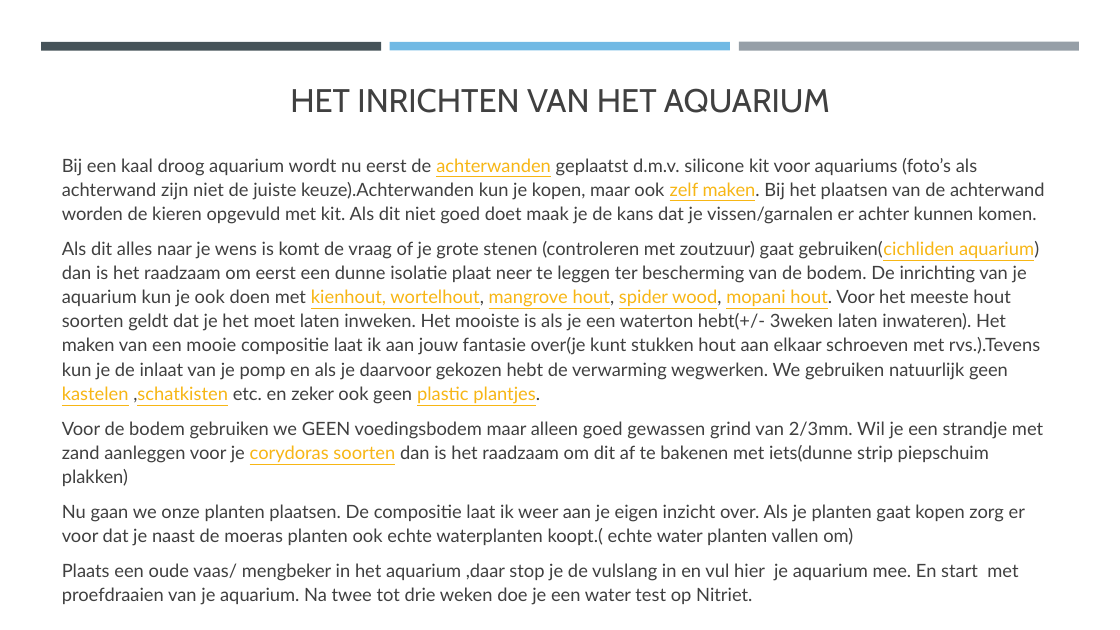
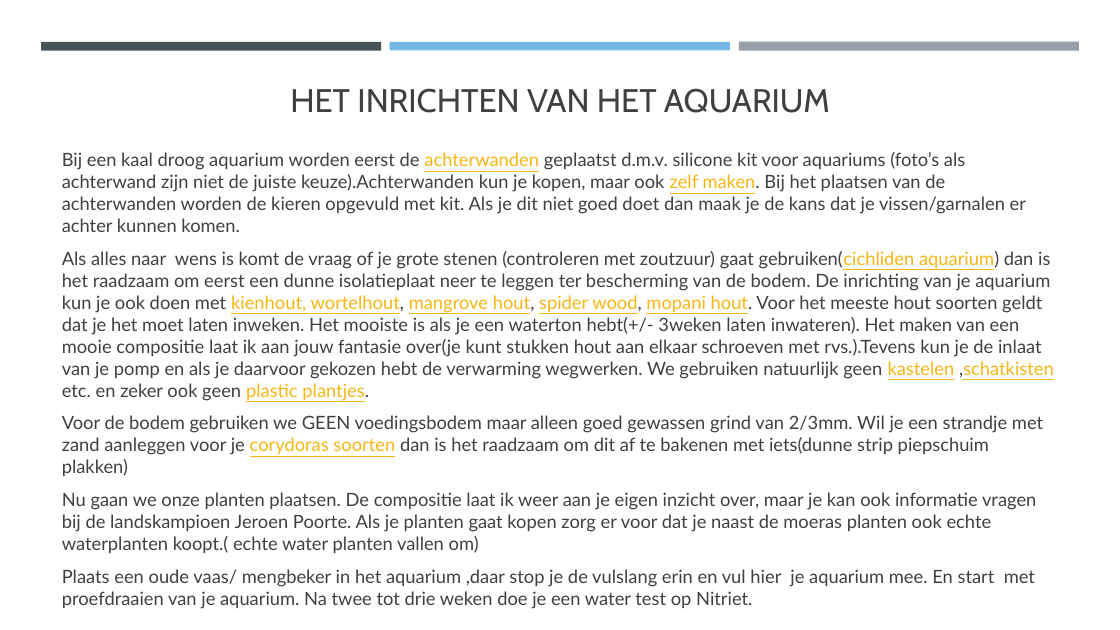
Before and after one commit to Riekusb/arduino, a slide deck: slide 4 of lezingen/basiskennis aquarium houden/Basiskennis aquarium.pptx. Drawn at 1120x630 pixels with LibreOffice and Linux fonts; fonts in the diff are those of the drawing. Boxes give left, top, right and bottom in pixels: in the first picture for what was removed or moved away, otherwise in the second. Text is boxed around its words. In the diff, an @@ line names an element or a change of style, - is before the commit and + after.

```diff
--- a/lezingen/basiskennis aquarium houden/Basiskennis aquarium.pptx
+++ b/lezingen/basiskennis aquarium houden/Basiskennis aquarium.pptx
@@ text at [62, 152, 1054, 401]: text changed @@
-Bij een kaal droog aquarium wordt nu eerst de achterwanden geplaatst d.m.v. silicone kit voor aquariums (foto’s als achterwand zijn niet de juiste keuze).Achterwanden kun je kopen, maar ook zelf maken. Bij het plaatsen van de achterwand worden de kieren opgevuld met kit. Als dit niet goed doet maak je de kans dat je vissen/garnalen er achter kunnen komen.
-Als dit alles naar je wens is komt de vraag of je grote stenen (controleren met zoutzuur) gaat gebruiken(cichliden aquarium) dan is het raadzaam om eerst een dunne isolatie plaat neer te leggen ter bescherming van de bodem. De inrichting van je aquarium kun je ook doen met kienhout, wortelhout, mangrove hout, spider wood, mopani hout. Voor het meeste hout soorten geldt dat je het moet laten inweken. Het mooiste is als je een waterton hebt(+/- 3weken laten inwateren). Het maken van een mooie compositie laat ik aan jouw fantasie over(je kunt stukken hout aan elkaar schroeven met rvs.).Tevens kun je de inlaat van je pomp en als je daarvoor gekozen hebt de verwarming wegwerken. We gebruiken natuurlijk geen kastelen ,schatkisten etc. en zeker ook geen plastic plantjes.
+Bij een kaal droog aquarium worden eerst de achterwanden geplaatst d.m.v. silicone kit voor aquariums (foto’s als achterwand zijn niet de juiste keuze).Achterwanden kun je kopen, maar ook zelf maken. Bij het plaatsen van de achterwanden worden de kieren opgevuld met kit. Als je dit niet goed doet dan maak je de kans dat je vissen/garnalen er achter kunnen komen.
+Als alles naar wens is komt de vraag of je grote stenen (controleren met zoutzuur) gaat gebruiken(cichliden aquarium) dan is het raadzaam om eerst een dunne isolatieplaat neer te leggen ter bescherming van de bodem. De inrichting van je aquarium kun je ook doen met kienhout, wortelhout, mangrove hout, spider wood, mopani hout. Voor het meeste hout soorten geldt dat je het moet laten inweken. Het mooiste is als je een waterton hebt(+/- 3weken laten inwateren). Het maken van een mooie compositie laat ik aan jouw fantasie over(je kunt stukken hout aan elkaar schroeven met rvs.).Tevens kun je de inlaat van je pomp en als je daarvoor gekozen hebt de verwarming wegwerken. We gebruiken natuurlijk geen kastelen ,schatkisten etc. en zeker ook geen plastic plantjes.
@@ text at [62, 415, 1043, 476]: line spacing 1.1 to 1 @@
@@ text at [62, 492, 1036, 609]: text changed @@
-Nu gaan we onze planten plaatsen. De compositie laat ik weer aan je eigen inzicht over. Als je planten gaat kopen zorg er voor dat je naast de moeras planten ook echte waterplanten koopt.( echte water planten vallen om)
-Plaats een oude vaas/ mengbeker in het aquarium ,daar stop je de vulslang in en vul hier je aquarium mee. En start met proefdraaien van je aquarium. Na twee tot drie weken doe je een water test op Nitriet.
+Nu gaan we onze planten plaatsen. De compositie laat ik weer aan je eigen inzicht over, maar je kan ook informatie vragen bij de landskampioen Jeroen Poorte. Als je planten gaat kopen zorg er voor dat je naast de moeras planten ook echte waterplanten koopt.( echte water planten vallen om)
+Plaats een oude vaas/ mengbeker in het aquarium ,daar stop je de vulslang erin en vul hier je aquarium mee. En start met proefdraaien van je aquarium. Na twee tot drie weken doe je een water test op Nitriet.
```
Also in this commit, not shown: 19 other slides changed, 1 other file.
